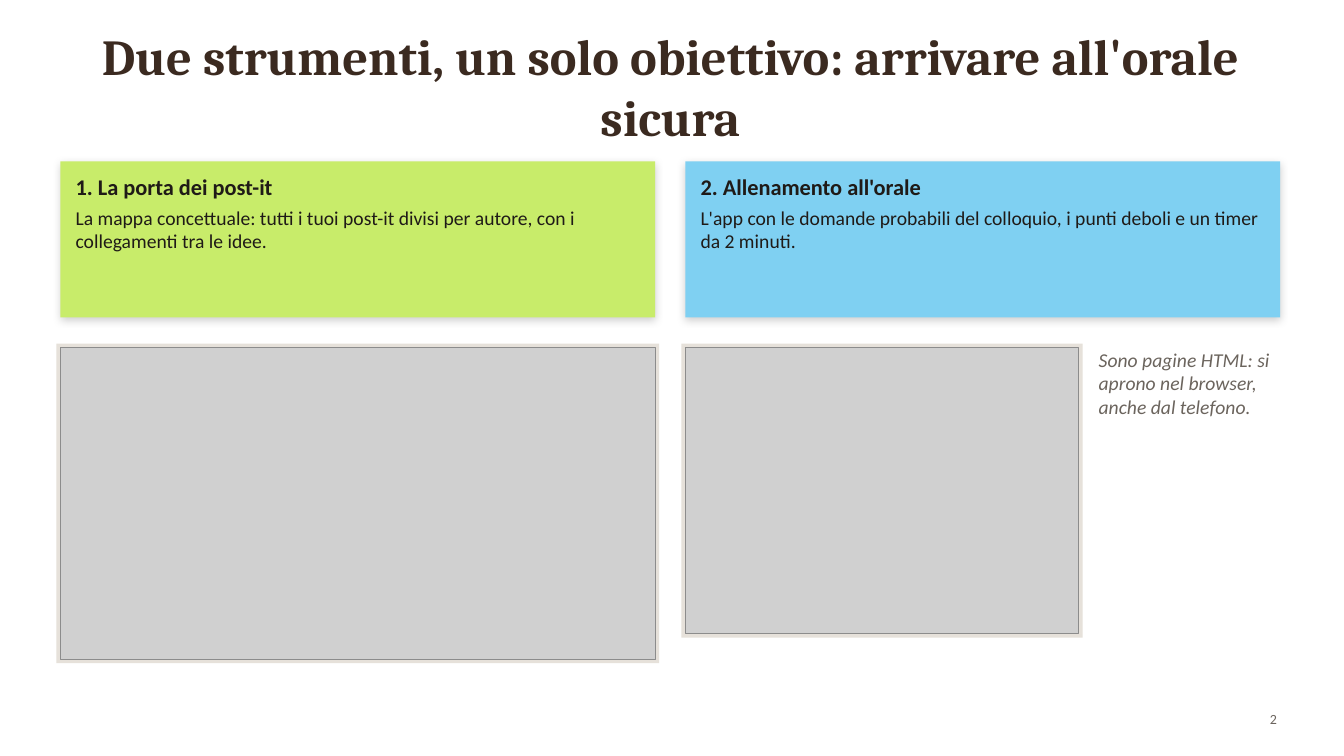
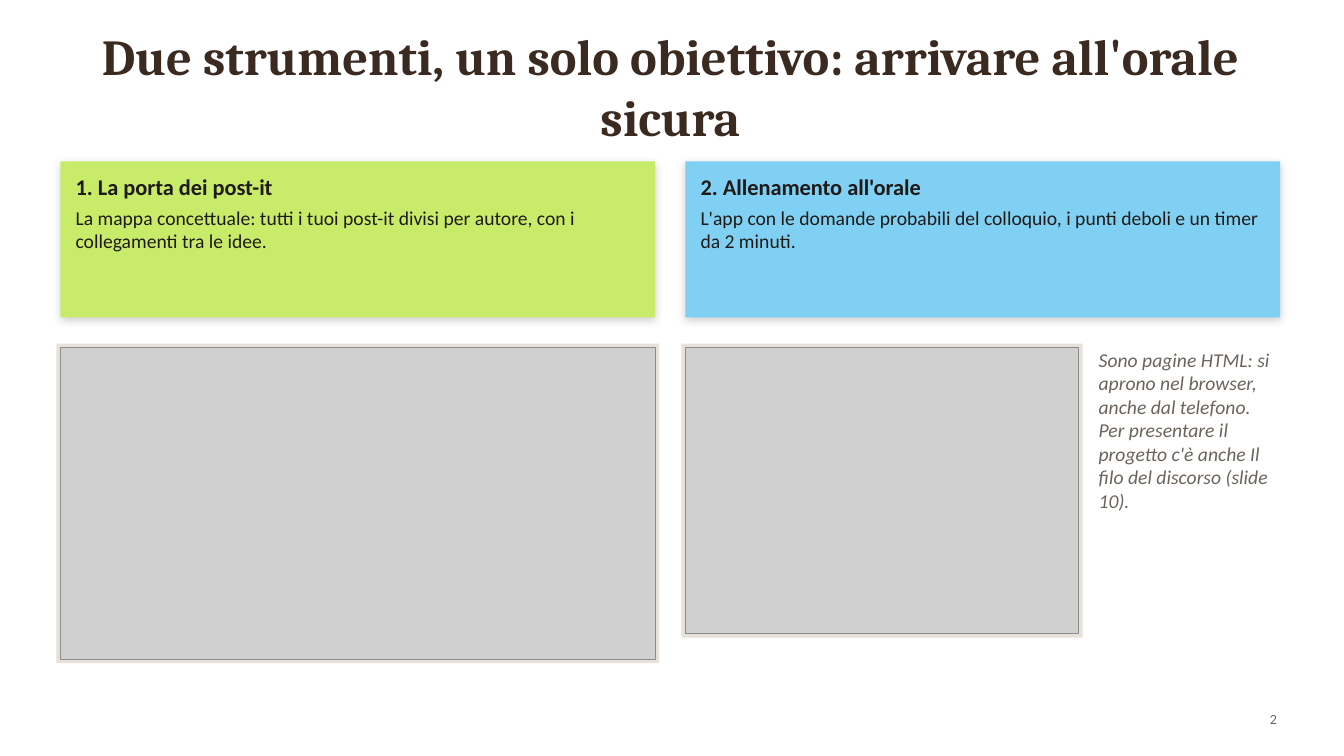
Before and after one commit to vignini/sentiment, a slide deck: slide 2 of presentazione/come-usare-la-mappa.pptx. Drawn at 1344x756 pixels with LibreOffice and Linux fonts; fonts in the diff are those of the drawing; grey boxes stand for pictures. Boxes give left, top, right and bottom in pixels: in the first picture for what was removed or moved away, otherwise in the second. Text is boxed around its words. In the diff, an @@ line names an element or a change of style, - is before the commit and + after.

```diff
--- a/presentazione/come-usare-la-mappa.pptx
+++ b/presentazione/come-usare-la-mappa.pptx
@@ text at (1099,353,1269,511): text changed @@
-Sono pagine HTML: si aprono nel browser, anche dal telefono.
+Sono pagine HTML: si aprono nel browser, anche dal telefono. Per presentare il progetto c'è anche Il filo del discorso (slide 10).
```
Also in this commit, not shown: 4 other slides changed, 2 slides added, 2 other files.
